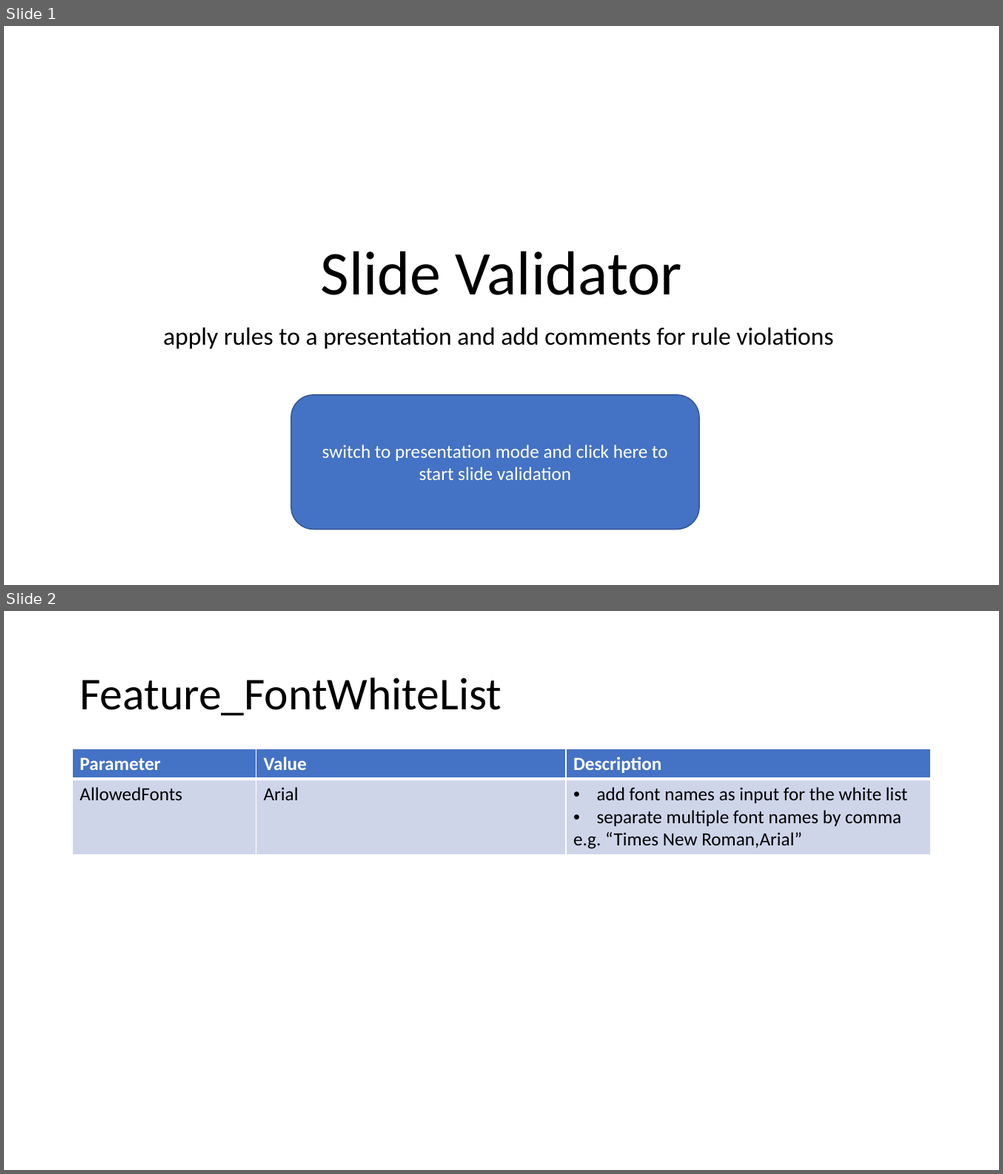
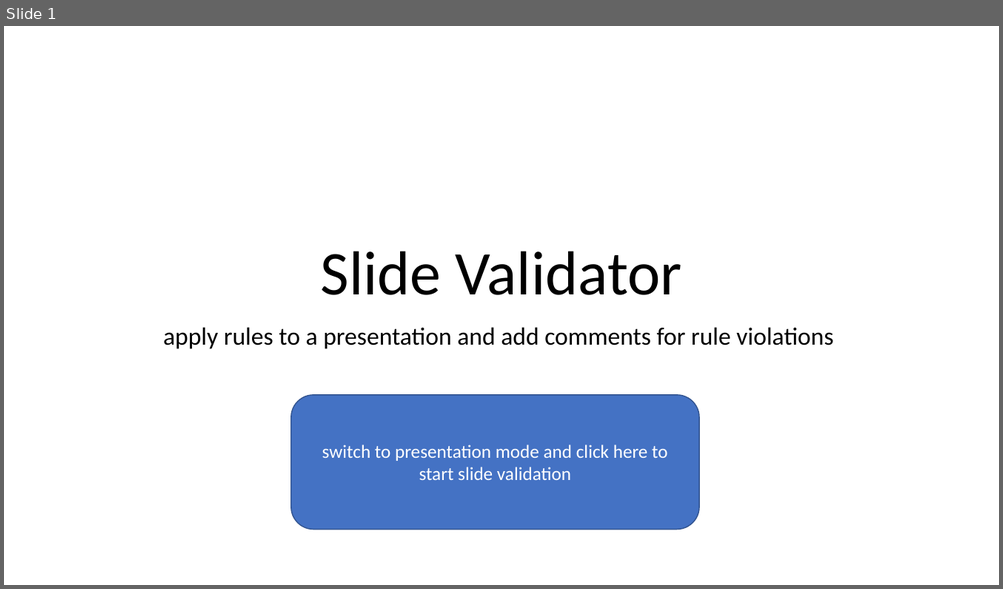
Before and after one commit to mckryton/slide_validator, a slide deck: SlideValidator.pptm. Shown one above the other, each under a label of ours: slides 1 and 2 before the commit, slide 1 after it. The pictures are 1003x1174 and 1003x589 pixels, drawn with LibreOffice and Linux fonts; fonts in the diff are those of the drawing. Boxes give left, top, right and bottom in pixels: in the first picture for what was removed or moved away, otherwise in the second. Text is boxed around its words. In the diff, an @@ line names an element or a change of style, - is before the commit and + after.

```diff
--- a/SlideValidator.pptm
+++ b/SlideValidator.pptm
@@ slide 2 removed at [4,611,999,1170], background #FFFFFF @@
@@ title removed at [79,678,501,716] @@
-Feature_FontWhiteList
@@ table removed at [73,749,930,854], 2 rows, 3 columns @@
-Parameter | Value | Description
-AllowedFonts | Arial | add font names as input for the white list / separate multiple font names by comma / e.g. “Times New Roman,Arial”
```
Also in this commit, not shown: 1 slide added, 2 other files.
